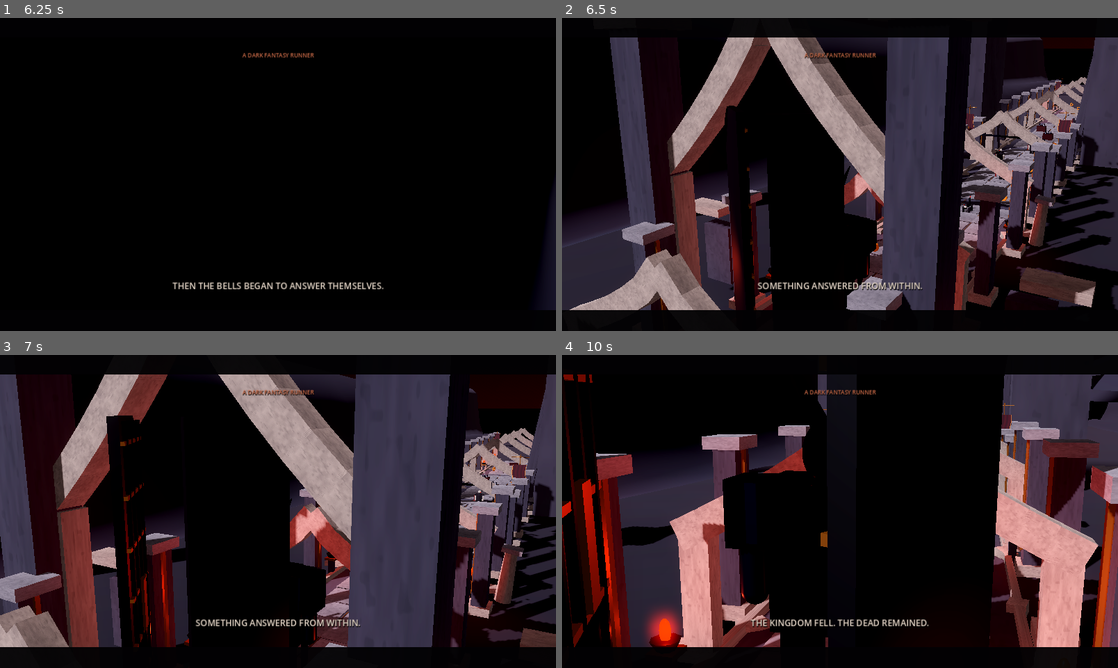
Above: before the commit, frames 1-4 (two rows, left to right).
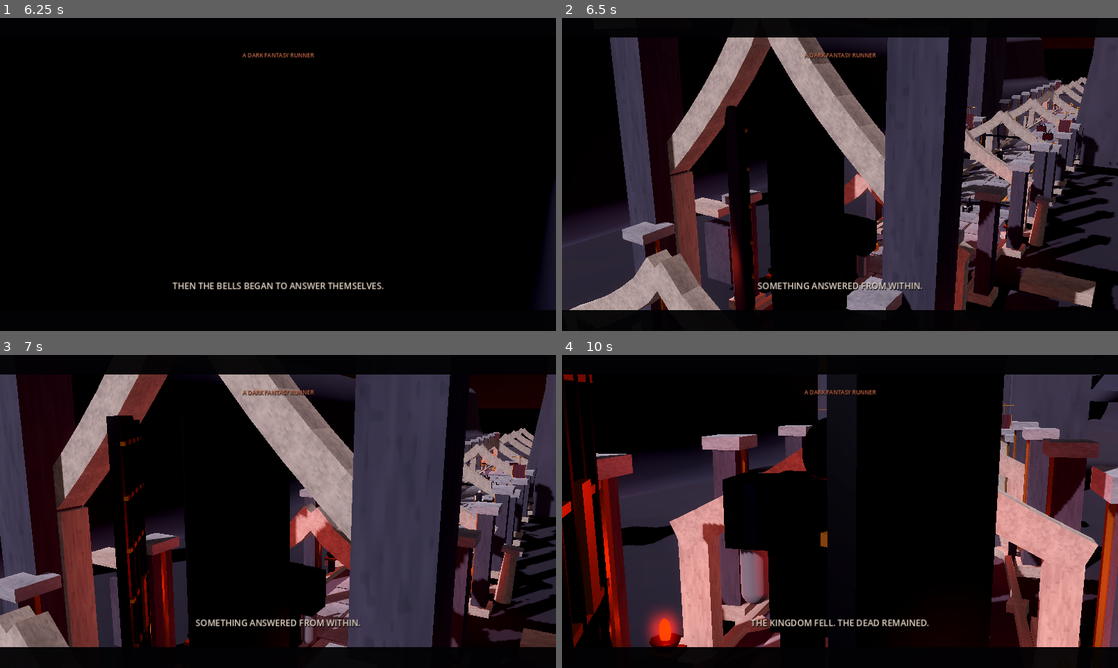
Above: after the commit, the same moments.

Repository: nebiladonay-hash/blackthorn-oath
Game: Godot game, scene res://scenes/main.tscn
Same seed, same stepped clock (60 frames per second), same inputs: the game is played once before the commit and once after it.
Inputs (mouse positions are in pixels of both pictures, inside the frame that each line leads up to):
- Up to frame 1 (6.25 s): move the mouse to (400, 158) at 0.52 s; hold D (lane_right) 0.53-1.28 s; tap F (attack) every 1.5 s from 0.6 to 5.1 s; click (400, 158) at 0.67 s; tap Space (jump) at 0.77, 1.52, 3.02, 3.77, 4.52, 6.02 s; move the mouse to (166, 190) at 1.27 s; hold A (lane_left) 1.28-2.03 s; tap S (slide) every 1.5 s from 1.35 to 5.85 s; move the mouse to (333, 105) at 2.02 s; hold D (lane_right) 2.03-3.53 s; move the mouse to (250, 237) at 2.77 s; click (250, 237) at 2.92 s; move the mouse to (444, 221) at 3.52 s; hold A (lane_left) 3.53-5.78 s; move the mouse to (111, 127) at 4.27 s; move the mouse to (305, 174) at 5.02 s; click (305, 174) at 5.17 s; move the mouse to (194, 96) at 5.77 s; hold D (lane_right) from 5.78 s (still down)
- Up to frame 2 (6.5 s): keep holding D (lane_right)
- Up to frame 3 (7 s): keep holding D (lane_right); move the mouse to (400, 495) at 6.52 s; tap F (attack) at 6.6 s; tap Space (jump) at 6.77 s
- Up to frame 4 (10 s): move the mouse to (728, 527) at 7.27 s; tap S (slide) at 7.35, 8.85 s; click (728, 527) at 7.42 s; tap Space (jump) at 7.52, 9.02, 9.77 s; move the mouse to (895, 442) at 8.02 s; release D (lane_right) at 8.03 s; hold A (lane_left) 8.03-9.53 s; tap F (attack) at 8.1, 9.6 s; move the mouse to (812, 574) at 8.77 s; move the mouse to (1006, 558) at 9.52 s; hold D (lane_right) from 9.53 s (still down); click (1006, 558) at 9.67 s

Frame 1 is identical in both runs. In frame 2, 0.2% of the frame differs, in the area x 50-56%, y 47-86%; in frame 3, 0.2%; in frame 4, 0.9%, in the area x 32-48%, y 14-80%.

Commit message:
Replace primitive Bell Warden with rigged sword-and-shield sentinel GLB

Diff:
--- a/scripts/main.gd
+++ b/scripts/main.gd
@@ -6,6 +6,7 @@
 const RelicScript = preload("res://scripts/relic.gd")
 const SCORE_PATH := "res://audio/blackthorn_cinematic_ambience.wav"
 const CATHEDRAL_MODEL_PATH := "res://assets/models/generic-gothic-cathedral.glb"
+const WARDEN_MODEL_PATH := "res://assets/models/t1-sentinel.glb"
 
 const LANE_WIDTH: float = 2.6
 const SEGMENT_LENGTH: float = 32.0
@@ -359,42 +360,41 @@
 	gate_guardian.visible = false
 	parent.add_child(gate_guardian)
 
-	var black_iron := _standard_material(Color(0.018, 0.022, 0.032), 0.94, 0.22)
-	var ash_bone := _standard_material(Color(0.24, 0.20, 0.19), 0.18, 0.88)
-	var dull_steel := _standard_material(Color(0.12, 0.14, 0.17), 0.86, 0.32)
+	if ResourceLoader.exists(WARDEN_MODEL_PATH):
+		var sentinel_scene: PackedScene = load(WARDEN_MODEL_PATH) as PackedScene
+		if sentinel_scene != null:
+			var sentinel: Node3D = sentinel_scene.instantiate() as Node3D
+			if sentinel != null:
+				sentinel.name = "RiggedBellWarden"
+				sentinel.scale = Vector3(4.1, 4.1, 4.1)
+				sentinel.rotation.y = PI
+				gate_guardian.add_child(sentinel)
+				var animation_nodes := sentinel.find_children("*", "AnimationPlayer", true, false)
+				if not animation_nodes.is_empty():
+					var animation_player := animation_nodes[0] as AnimationPlayer
+					if animation_player.has_animation("idle"):
+						animation_player.play("idle")
+				_make_spire(gate_guardian, Vector3(-0.48, 7.1, 0.1), 2.0, 0.19, metal_material)
+				_make_spire(gate_guardian, Vector3(0.48, 7.1, 0.1), 2.0, 0.19, metal_material)
+				_sphere(gate_guardian, Vector3(0, 3.8, -0.42), Vector3(0.3, 0.42, 0.08), ember_material)
+				return
+
+	_build_procedural_gate_guardian()
+
+func _build_procedural_gate_guardian() -> void:
+	var black_iron := _standard_material(Color(0.08, 0.085, 0.11), 0.86, 0.3)
+	var ash_bone := _standard_material(Color(0.28, 0.23, 0.22), 0.12, 0.86)
 	var blood_glow := _standard_material(Color(0.95, 0.025, 0.01), 0.08, 0.2, Color(1.0, 0.012, 0.002), 4.2)
-
-	# A towering bell-keeper with a broad shoulder line and unmistakable crown silhouette.
 	_box(gate_guardian, Vector3(0, 5.2, 0), Vector3(2.6, 3.5, 1.3), black_iron)
-	_box(gate_guardian, Vector3(0, 6.15, -0.12), Vector3(3.6, 1.35, 1.55), dull_steel)
-	_box(gate_guardian, Vector3(0, 4.0, -0.08), Vector3(1.75, 1.25, 1.1), ash_bone)
+	_box(gate_guardian, Vector3(0, 6.15, -0.12), Vector3(3.6, 1.35, 1.55), metal_material)
 	_sphere(gate_guardian, Vector3(0, 7.45, -0.02), Vector3(1.35, 1.55, 1.05), black_iron)
-	_box(gate_guardian, Vector3(0, 7.32, -0.57), Vector3(0.78, 0.14, 0.12), ash_bone)
 	_sphere(gate_guardian, Vector3(-0.28, 7.44, -0.61), Vector3(0.19, 0.14, 0.08), blood_glow)
 	_sphere(gate_guardian, Vector3(0.28, 7.44, -0.61), Vector3(0.19, 0.14, 0.08), blood_glow)
-
 	for side_index in range(2):
 		var side: float = -1.0 if side_index == 0 else 1.0
 		_box(gate_guardian, Vector3(side * 1.78, 6.1, -0.02), Vector3(1.1, 1.55, 1.25), black_iron)
-		_capsule(gate_guardian, Vector3(side * 1.9, 4.65, -0.02), 0.33, 1.65, dull_steel)
+		_capsule(gate_guardian, Vector3(side * 1.9, 4.65, -0.02), 0.33, 1.65, ash_bone)
 		_box(gate_guardian, Vector3(side * 0.72, 2.7, 0.0), Vector3(0.82, 2.9, 0.92), black_iron)
-		_capsule(gate_guardian, Vector3(side * 0.72, 0.9, -0.02), 0.27, 1.6, ash_bone)
-		# Broken crown horns, slanted outward, define the Warden against the portal glow.
-		var horn := MeshInstance3D.new()
-		var horn_mesh := CylinderMesh.new()
-		horn_mesh.top_radius = 0.025
-		horn_mesh.bottom_radius = 0.29
-		horn_mesh.height = 2.45
-		horn_mesh.radial_segments = 7
-		horn.mesh = horn_mesh
-		horn.position = Vector3(side * 0.56, 8.65, 0.0)
-		horn.rotation.z = -side * deg_to_rad(25.0)
-		horn.material_override = black_iron
-		gate_guardian.add_child(horn)
-
-	_box(gate_guardian, Vector3(1.62, 3.95, -0.18), Vector3(0.22, 5.8, 0.2), dull_steel)
-	_box(gate_guardian, Vector3(1.62, 6.0, -0.18), Vector3(1.6, 0.38, 0.34), black_iron)
-	_sphere(gate_guardian, Vector3(0, 3.55, -0.65), Vector3(0.34, 0.42, 0.08), blood_glow)
 
 func _add_cathedral_tower(parent: Node3D, x: float, base_y: float, height: float, width: float) -> void:
 	var tower := Node3D.new()
